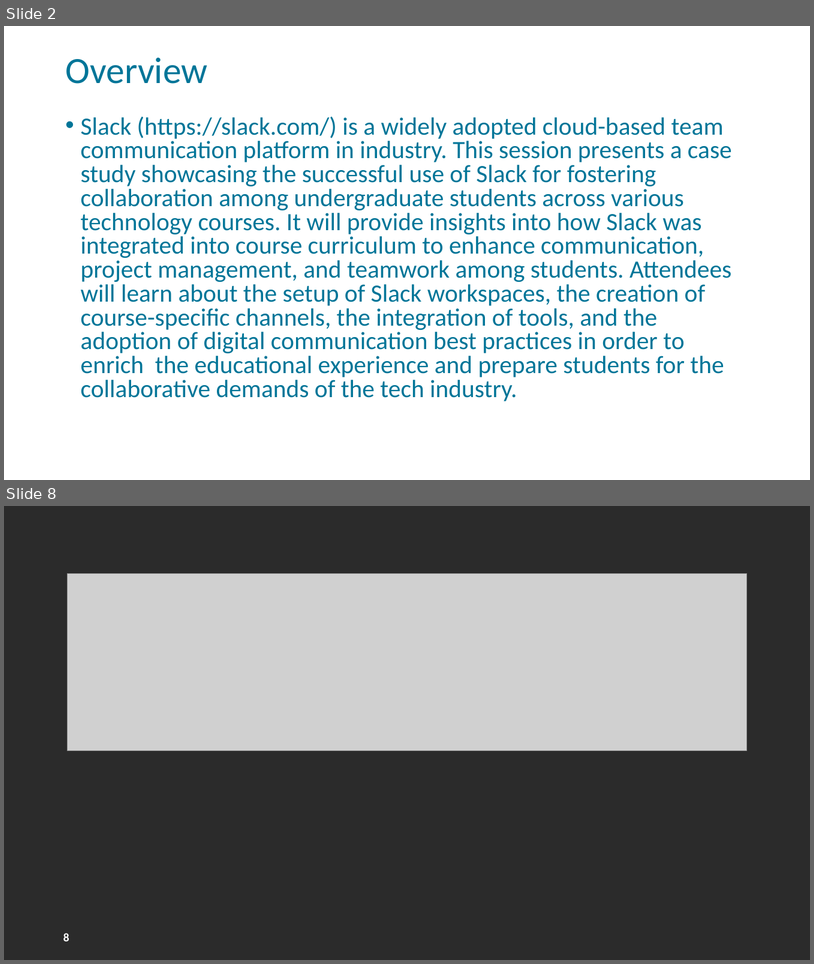
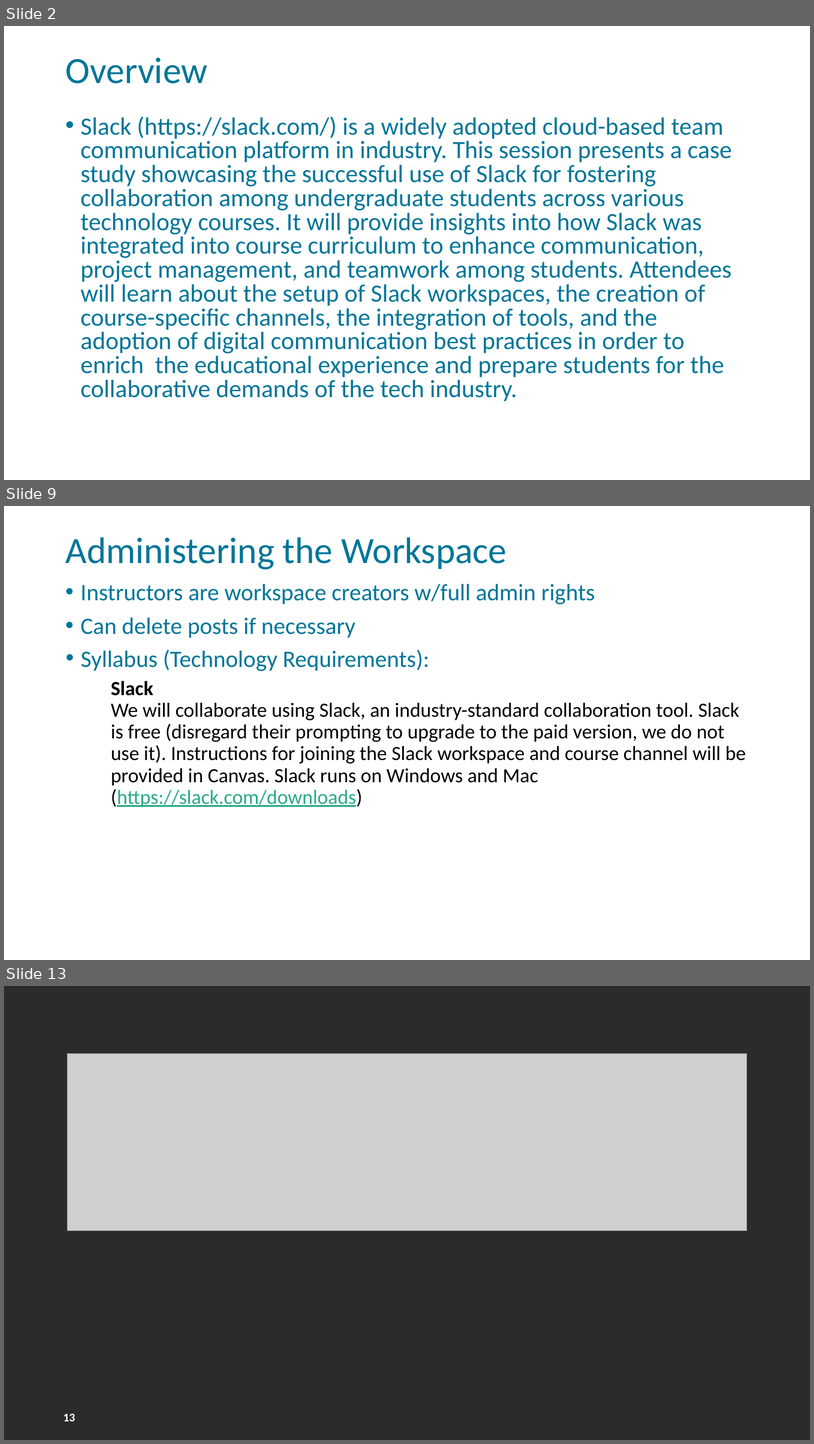
Before and after one commit to FSCJ-FacultyDev/HITEC2024, a slide deck: LeveragingSlackForStudentCollaboration.pptx. Shown one above the other, each under a label of ours: slides 2 and 8 before the commit, slides 2, 9 and 13 after it; the slides between them are not shown. The pictures are 814x964 and 814x1444 pixels, drawn with LibreOffice and Linux fonts; fonts in the diff are those of the drawing; grey boxes stand for pictures; background and template pictures are left out; a plain dark background stands for a picture behind light text. Boxes give left, top, right and bottom in pixels: in the first picture for what was removed or moved away, otherwise in the second. Text is boxed around its words. In the diff, an @@ line names an element or a change of style, - is before the commit and + after.

Commit message:
Added organization, admin slides

```diff
--- a/LeveragingSlackForStudentCollaboration.pptx
+++ b/LeveragingSlackForStudentCollaboration.pptx
@@ slide 9 added at bbox=[4, 506, 810, 960], background picture (left out); not listed: 1 template element that a slide beside it also shows @@
@@ title added at bbox=[65, 537, 507, 570], 44 pt, text #007598 @@
+Administering the Workspace
@@ text added at bbox=[81, 583, 746, 807], 24 pt, text #000000 @@
+• Instructors are workspace creators w/full admin rights
+• Can delete posts if necessary
+• Syllabus (Technology Requirements):
+  Slack
+  We will collaborate using Slack, an industry-standard collaboration tool. Slack is free (disregard their prompting to upgrade to the paid version, we do not use it). Instructions for joining the Slack workspace and course channel will be provided in Canvas. Slack runs on Windows and Mac (https://slack.com/downloads)
@@ what was slide 8 is now slide 13 @@
@@ page number at bbox=[63, 1413, 75, 1421]: text changed @@
-8
+13
```
Also in this commit, not shown: 6 slides changed, 4 other slides added.
